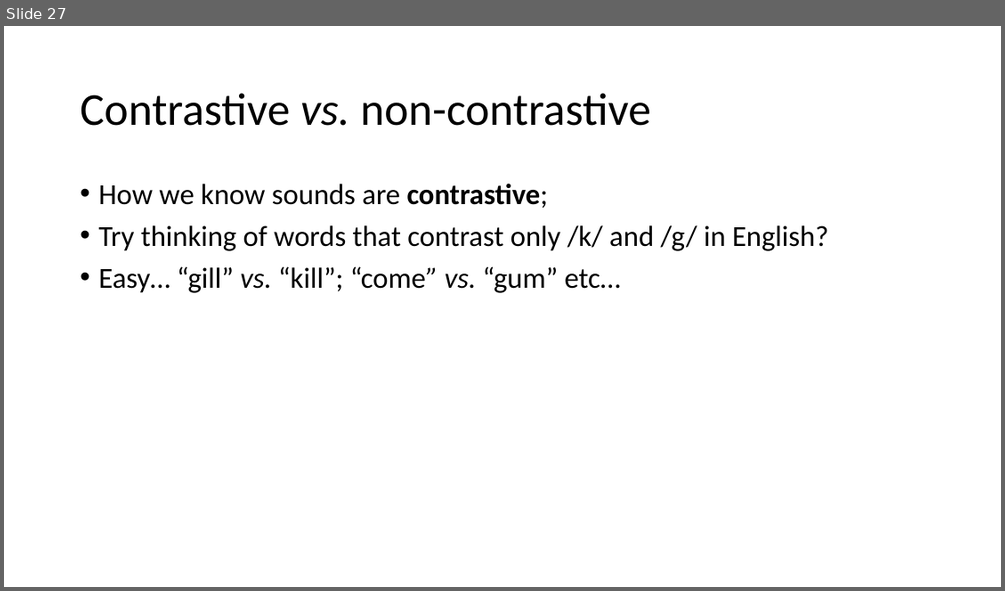
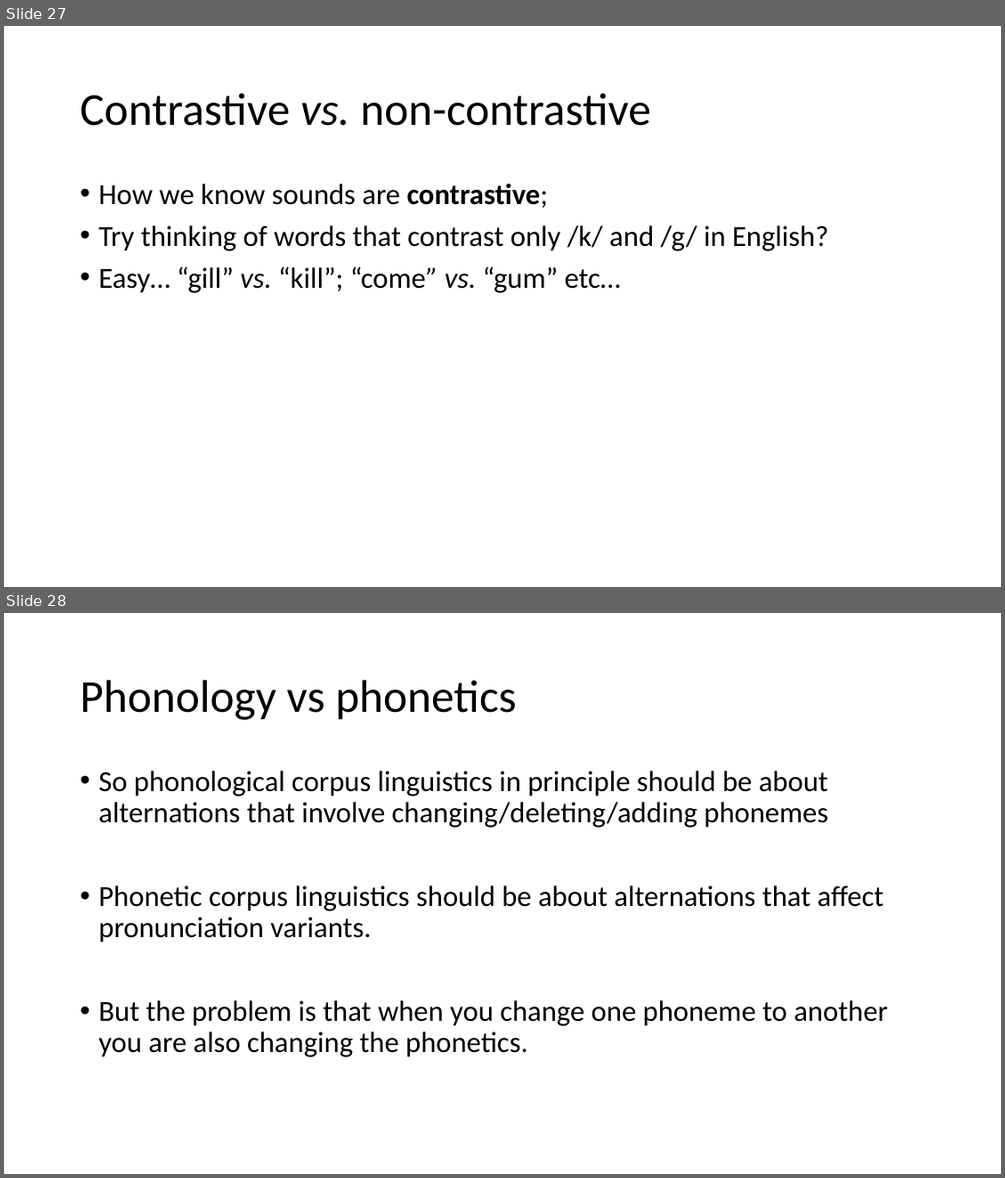
Before and after one commit to ajrtallman/Corpus_Linguistics_FSU_2023-2024, a slide deck: 03_lectures/CorpusLinguistics_2023_11_03.odp. Shown one above the other, each under a label of ours: slide 27 before the commit, slides 27 and 28 after it. The pictures are 1005x591 and 1005x1178 pixels, drawn with LibreOffice and Linux fonts; fonts in the diff are those of the drawing. Boxes give left, top, right and bottom in pixels: in the first picture for what was removed or moved away, otherwise in the second. Text is boxed around its words. In the diff, an @@ line names an element or a change of style, - is before the commit and + after.

```diff
--- a/03_lectures/CorpusLinguistics_2023_11_03.odp
+++ b/03_lectures/CorpusLinguistics_2023_11_03.odp
@@ slide 28 added at (4,613,1001,1174), background #FFFFFF @@
@@ title added at (80,680,516,720), 44 pt, text #000000 @@
+Phonology vs phonetics
@@ text added at (98,771,888,1057), 28 pt, text #000000 @@
+• So phonological corpus linguistics in principle should be about alternations that involve changing/deleting/adding phonemes
+• Phonetic corpus linguistics should be about alternations that affect pronunciation variants.
+• But the problem is that when you change one phoneme to another you are also changing the phonetics.
```
Also in this commit, not shown: 1 slide changed, 12 other slides added.
